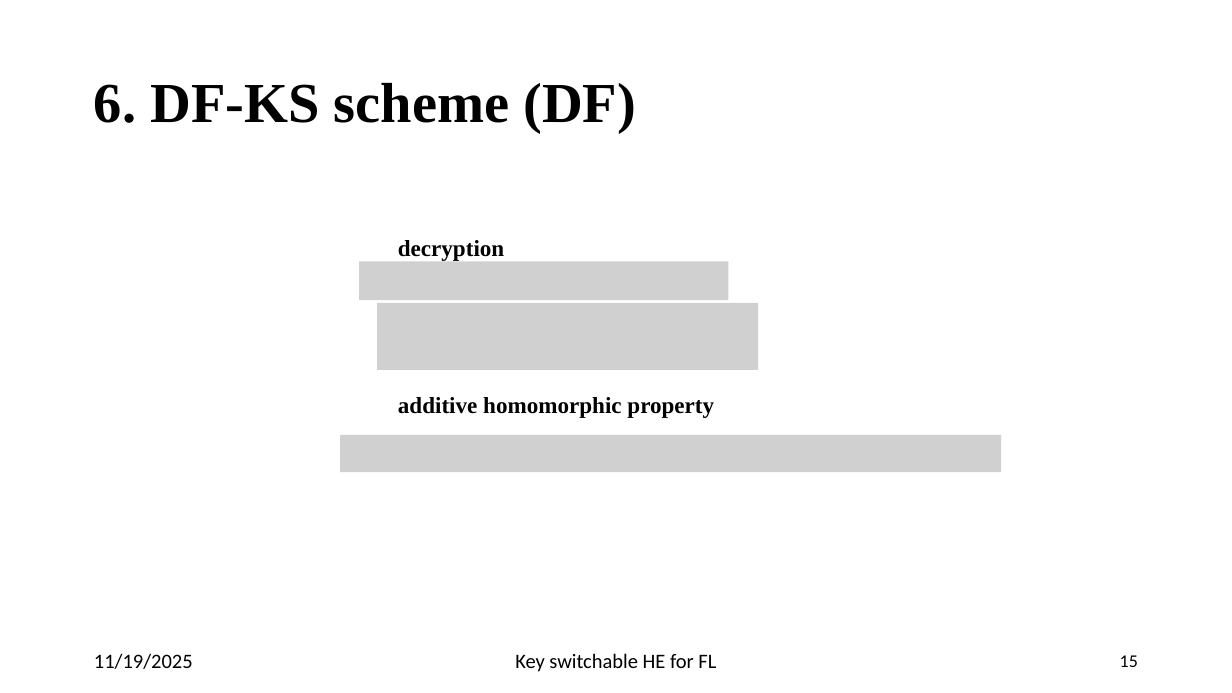
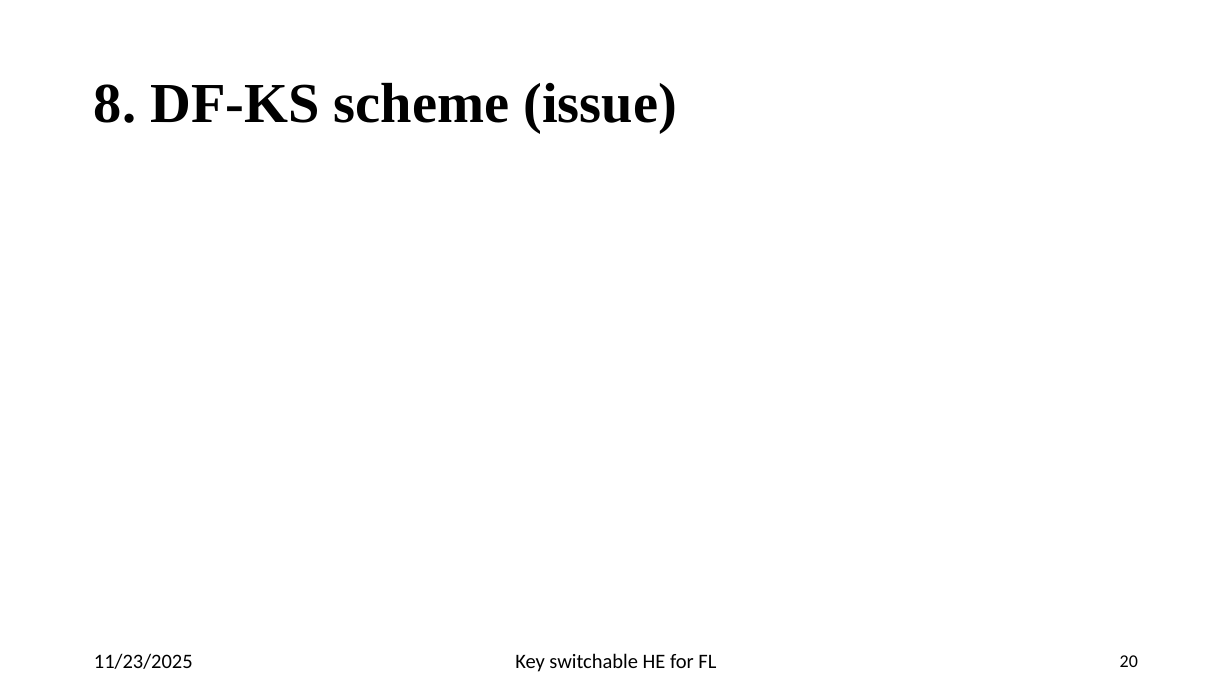
Before and after one commit to pyb0b/master-thesis-report, a slide deck: slide 20 of Final Presentation.pptx (slide 15 before the commit). Drawn at 1232x693 pixels with LibreOffice and Linux fonts; fonts in the diff are those of the drawing; grey boxes stand for pictures. Boxes give left, top, right and bottom in pixels: in the first picture for what was removed or moved away, otherwise in the second. Text is boxed around its words. In the diff, an @@ line names an element or a change of style, - is before the commit and + after.

```diff
--- a/Final Presentation.pptx
+++ b/Final Presentation.pptx
@@ title at (x1=94, y1=82, x2=677, y2=133): text changed @@
-6. DF-KS scheme (DF)
+8. DF-KS scheme (issue)
@@ picture removed at (x1=360, y1=262, x2=729, y2=300) @@
@@ text removed at (x1=398, y1=240, x2=504, y2=261) @@
-decryption
@@ picture removed at (x1=377, y1=303, x2=758, y2=371) @@
@@ text removed at (x1=398, y1=397, x2=714, y2=418) @@
-additive homomorphic property
@@ picture removed at (x1=340, y1=435, x2=1001, y2=472) @@
@@ text at (x1=94, y1=653, x2=193, y2=669): text changed @@
-11/19/2025
+11/23/2025
@@ page number at (x1=1120, y1=655, x2=1138, y2=667): text changed @@
-15
+20
```
Also in this commit, not shown: 17 other slides changed, 5 slides added, 1 slide removed.
